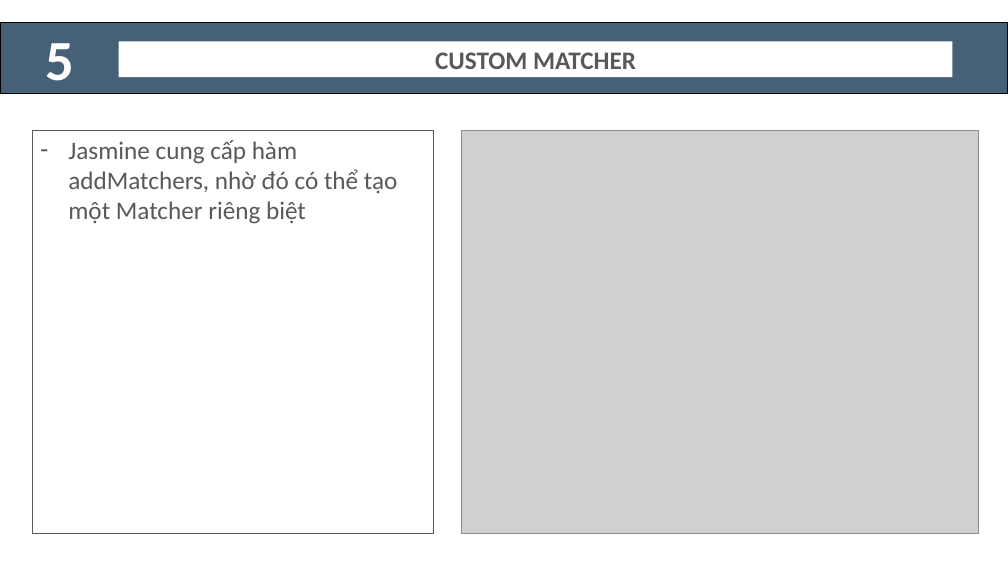
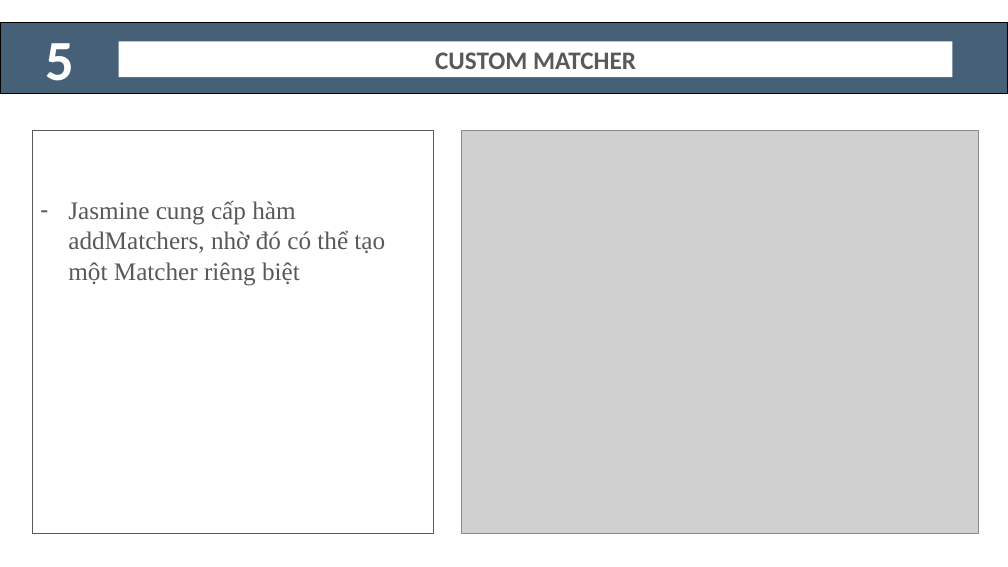
Before and after one commit to UDPT-2017/seminar-jasminejs-1412557-1412604, a slide deck: slide 10 of JasmineJS.pptx (slide 8 before the commit). Drawn at 1008x567 pixels with LibreOffice and Linux fonts; fonts in the diff are those of the drawing; grey boxes stand for pictures. Boxes give left, top, right and bottom in pixels: in the first picture for what was removed or moved away, otherwise in the second. Text is boxed around its words. In the diff, an @@ line names an element or a change of style, - is before the commit and + after.

```diff
--- a/JasmineJS.pptx
+++ b/JasmineJS.pptx
@@ rectangle "Jasmine cung cấp hàm addMatchers, ..." at [33, 130, 434, 533]: font Calibri to Times New Roman @@
```
Also in this commit, not shown: 7 other slides changed, 3 slides added.
